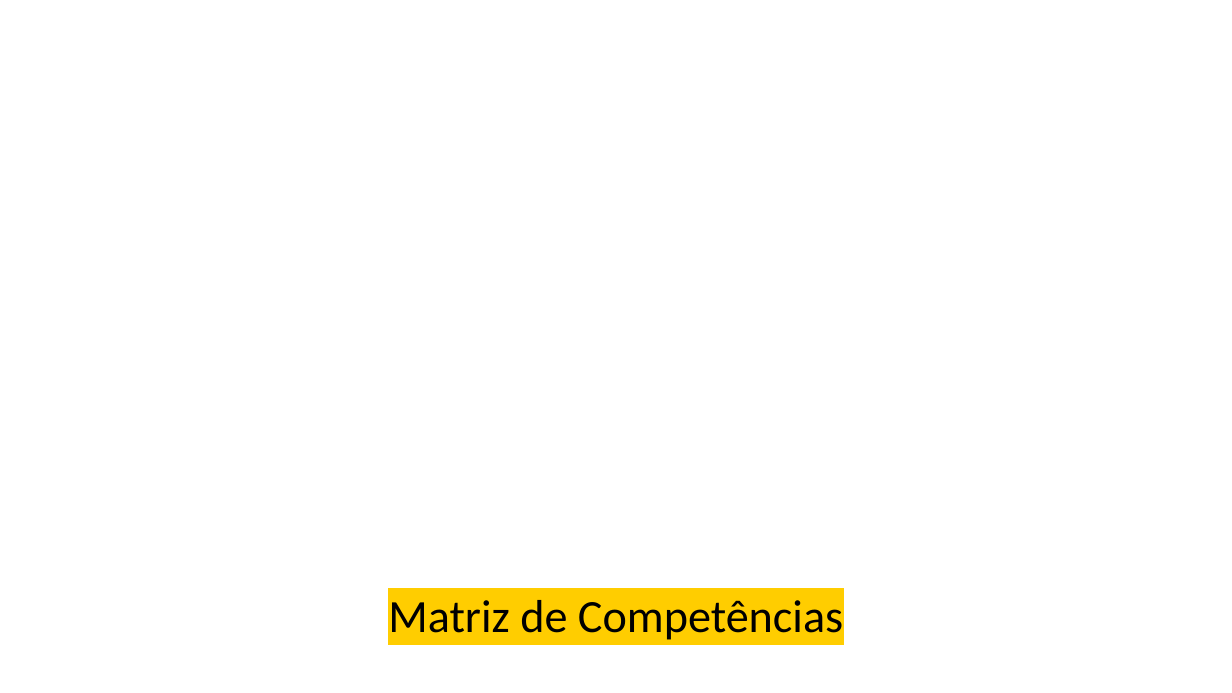
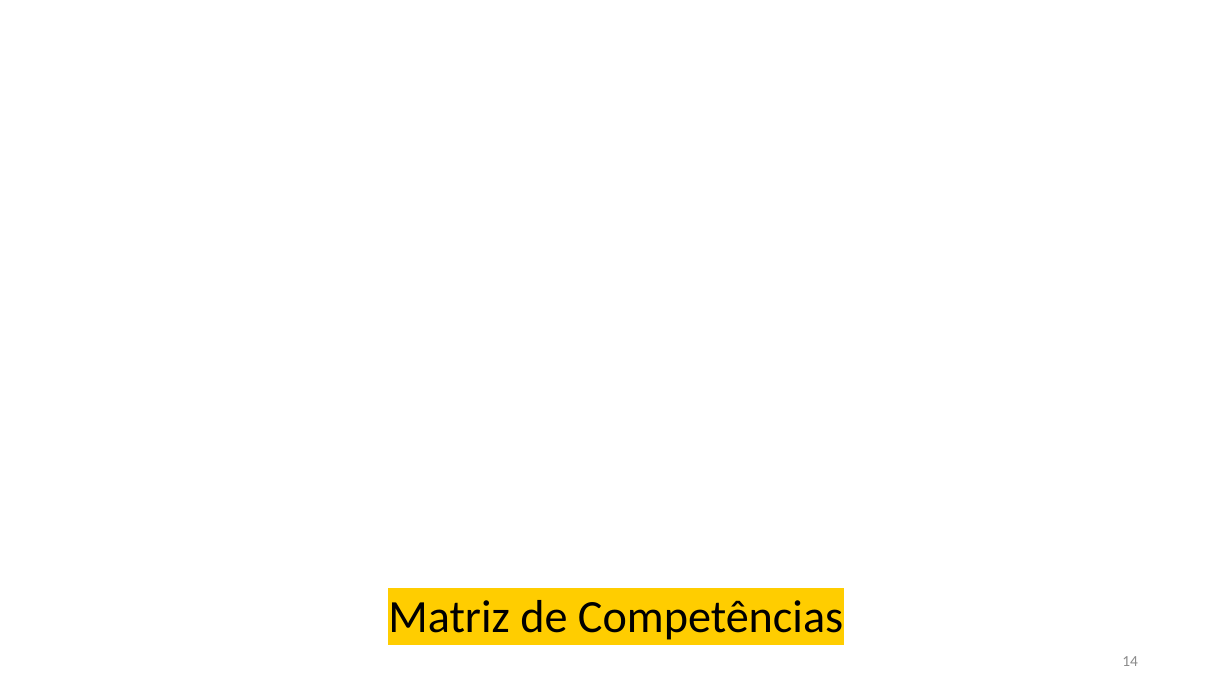
Before and after one commit to LuisEduardoReis/DISS_games, a slide deck: slide 14 of apresentacao/apresentacao.pptx (slide 13 before the commit). Drawn at 1232x693 pixels with LibreOffice and Linux fonts; fonts in the diff are those of the drawing; background and template pictures are left out. Boxes give left, top, right and bottom in pixels: in the first picture for what was removed or moved away, otherwise in the second. Text is boxed around its words. In the diff, an @@ line names an element or a change of style, - is before the commit and + after.

```diff
--- a/apresentacao/apresentacao.pptx
+++ b/apresentacao/apresentacao.pptx
@@ page number added at (x1=1122, y1=656, x2=1138, y2=666), 12 pt, text #8C8C8C @@
+14
```
Also in this commit, not shown: 2 slides added, 1 slide removed, 1 other file.
